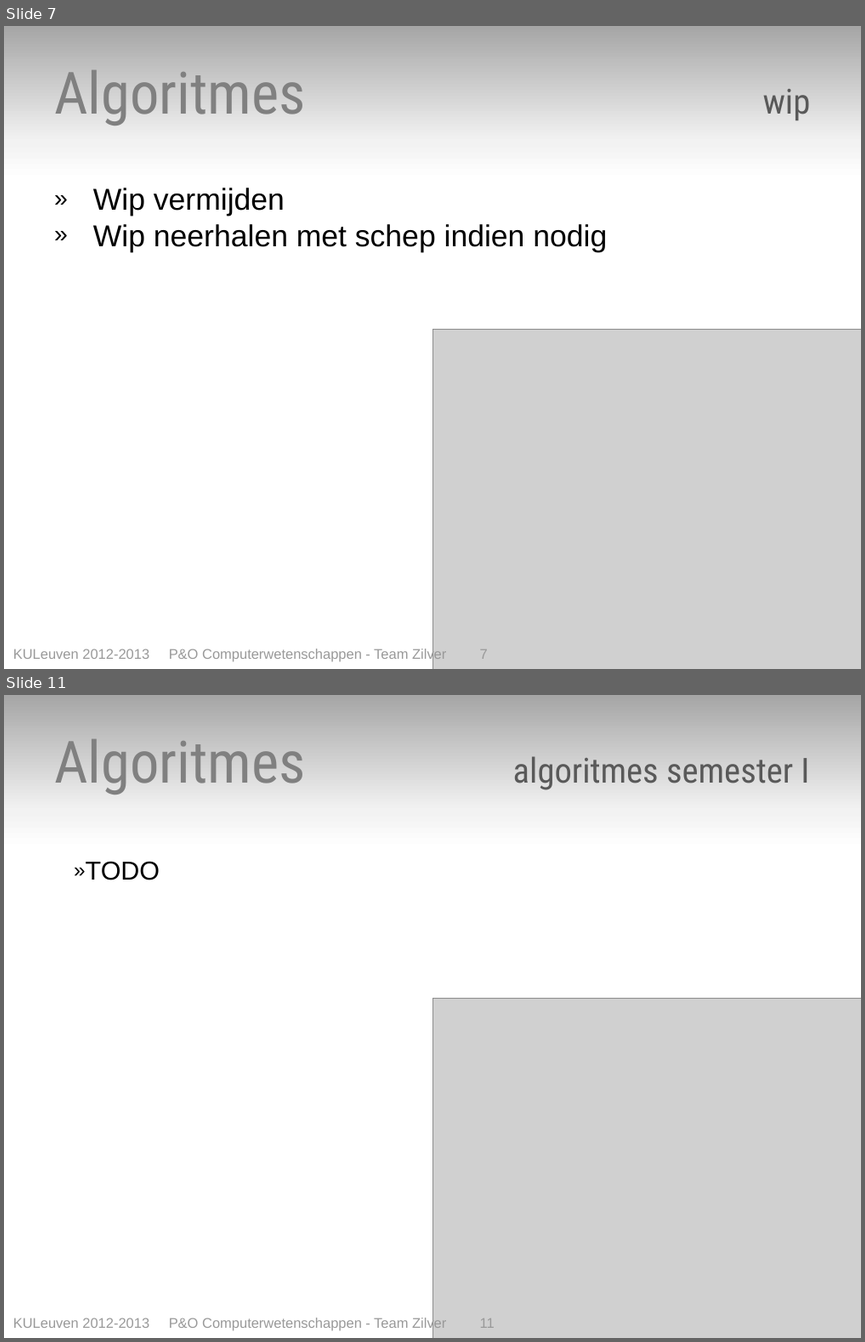
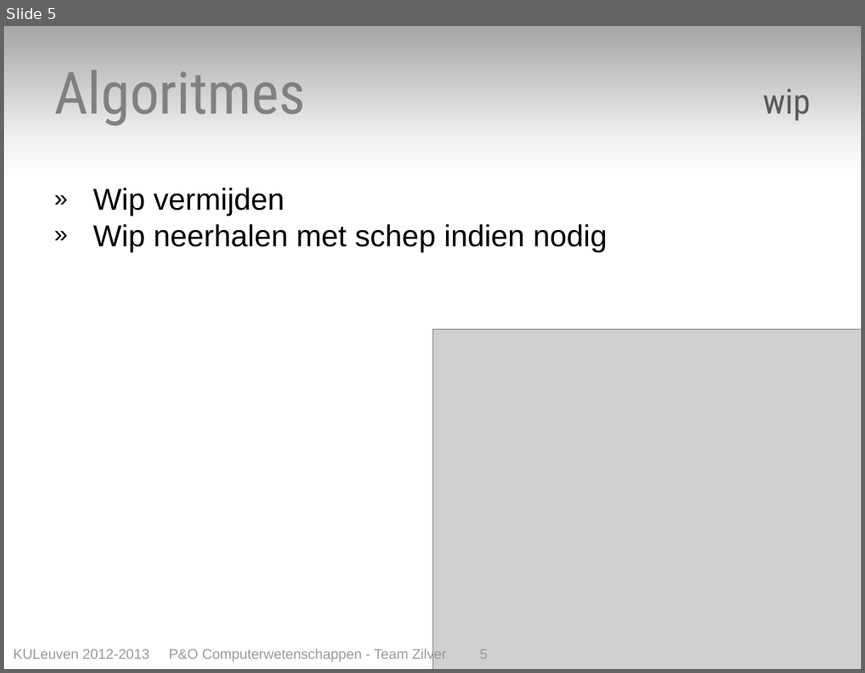
Before and after one commit to toonn/SilverSurfer, a slide deck: SilverSurferVerslag/Presentatie/Presentatie eindverslag - team zilver.pptx. Shown one above the other, each under a label of ours: slides 7 and 11 before the commit, slide 5 after it; the slides between them are not shown. The pictures are 865x1342 and 865x673 pixels, drawn with LibreOffice and Linux fonts; fonts in the diff are those of the drawing; grey boxes stand for pictures. Boxes give left, top, right and bottom in pixels: in the first picture for what was removed or moved away, otherwise in the second. Text is boxed around its words. In the diff, an @@ line names an element or a change of style, - is before the commit and + after.

```diff
--- a/SilverSurferVerslag/Presentatie/Presentatie eindverslag - team zilver.pptx
+++ b/SilverSurferVerslag/Presentatie/Presentatie eindverslag - team zilver.pptx
@@ slide 11 removed at [4,695,861,1338], background gradient #A6A6A6 to #F2F2F2 to #FFFFFF @@
@@ text removed at [54,739,809,794] @@
-Algoritmes algoritmes semester I
@@ text removed at [86,861,160,880] @@
-» TODO
@@ picture removed at [433,998,861,1338] @@
@@ text removed at [13,1316,494,1331] @@
-KULeuven 2012-2013 P&O Computerwetenschappen - Team Zilver 11
@@ what was slide 7 is now slide 5 @@
@@ text at [13,647,488,662]: text changed @@
-KULeuven 2012-2013 P&O Computerwetenschappen - Team Zilver 7
+KULeuven 2012-2013 P&O Computerwetenschappen - Team Zilver 5
```
Also in this commit, not shown: 7 slides changed, 3 slides added, 2 other slides removed.
